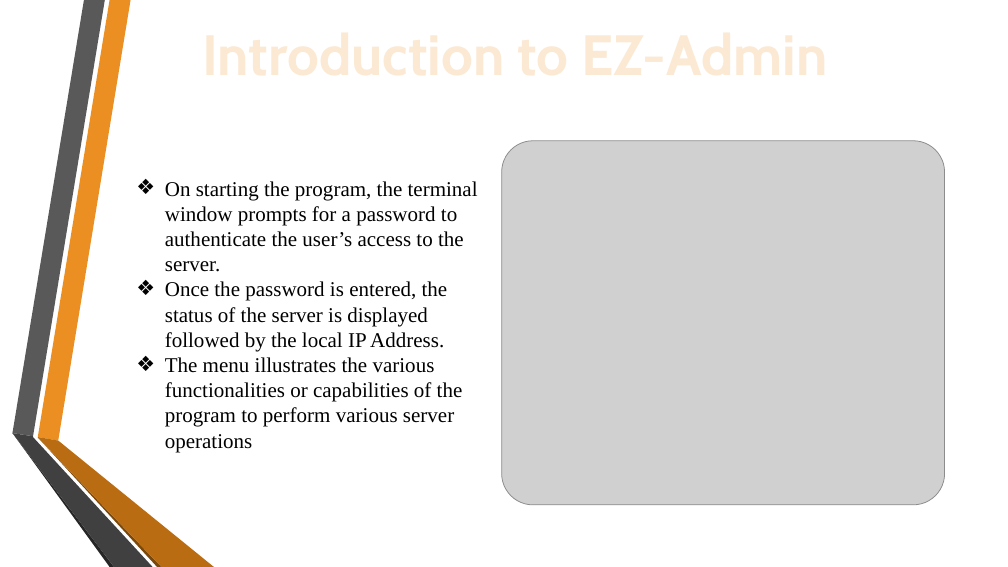
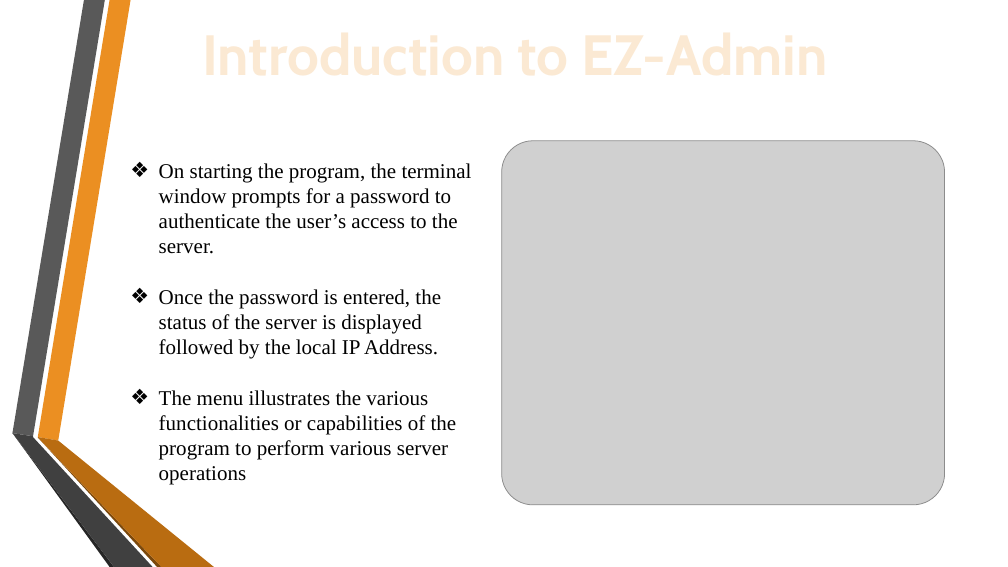
Before and after one commit to krithick14/EZ-ADMIN, a slide deck: slide 2 of Docs/Project.pptx. Drawn at 1008x567 pixels with LibreOffice and Linux fonts; fonts in the diff are those of the drawing; grey boxes stand for pictures; background and template pictures are left out. Boxes give left, top, right and bottom in pixels: in the first picture for what was removed or moved away, otherwise in the second. Text is boxed around its words. In the diff, an @@ line names an element or a change of style, - is before the commit and + after.

```diff
--- a/Docs/Project.pptx
+++ b/Docs/Project.pptx
@@ text "On starting the program, the ..." rewrapped from box(165, 181, 478, 452) to box(159, 163, 472, 485) @@
```
Also in this commit, not shown: 10 other slides changed.
